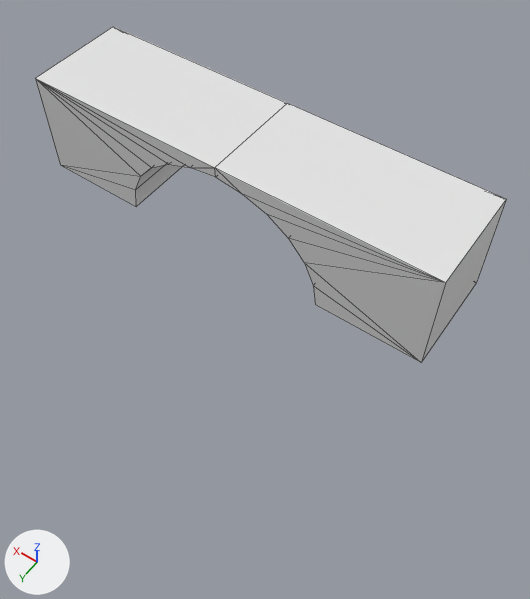
Two versions of the Blender file datas/meshes/building.blend, one commit apart.
Before and after are seen from a camera (50 mm lens) standing at (-1.35, 3.82, 4.9) and looking at (0.76, 0.86, 0.25). Arrows for +X, +Y and +Z are at lower left; the lights stay in place. Mesh edges are drawn as thin lines.
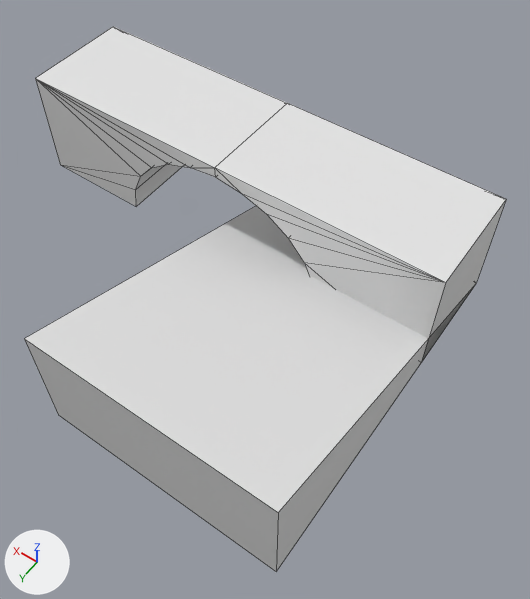
Location of each change, (x1, y1, x2, y2) in pixels of the pictures (530 x 599 px):
'Cube', shown
    after: (24, 206, 474, 571)

The change, as a list of edits to the scene's bpy script:
```text
Change ob_cube:
    remove ob_cube.hide_set(True)
```
